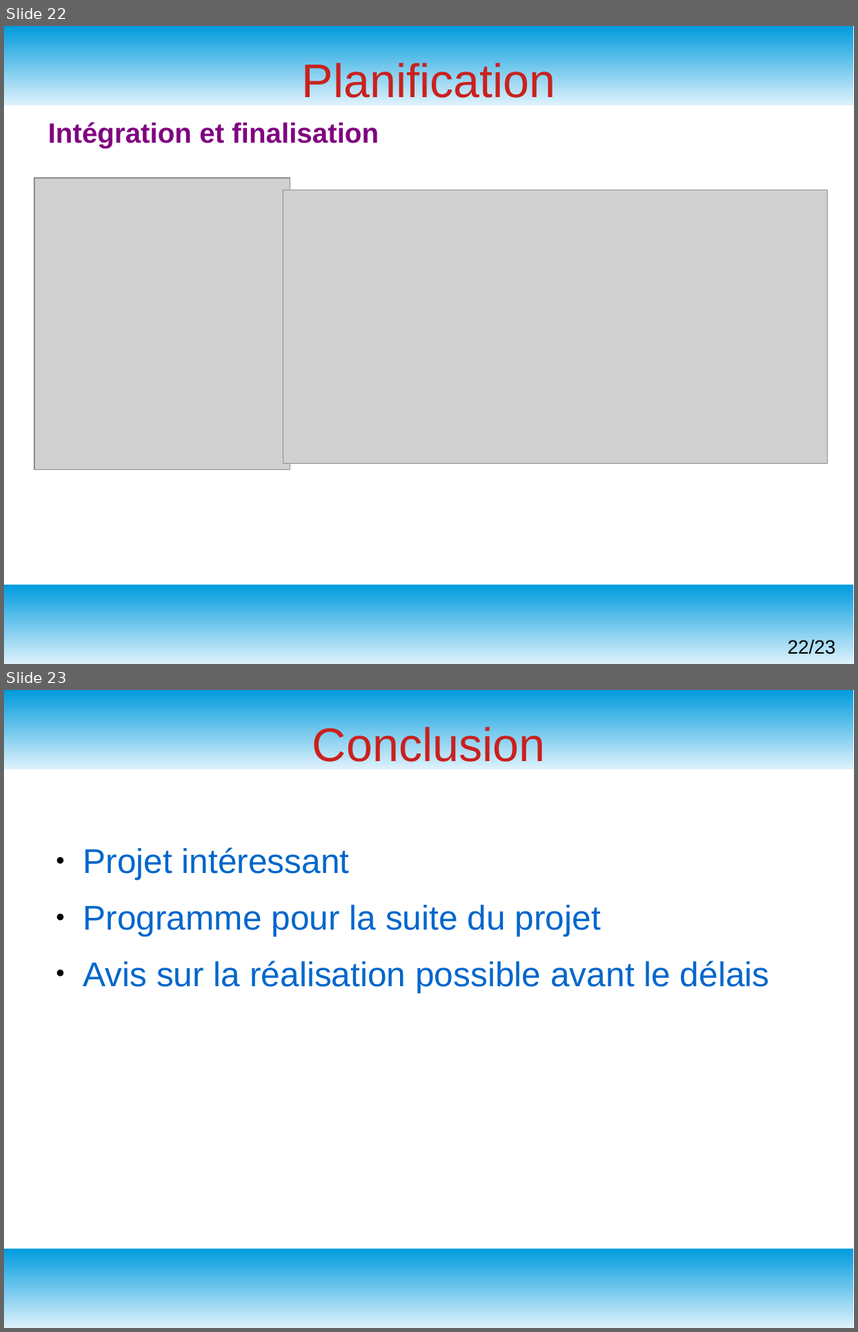
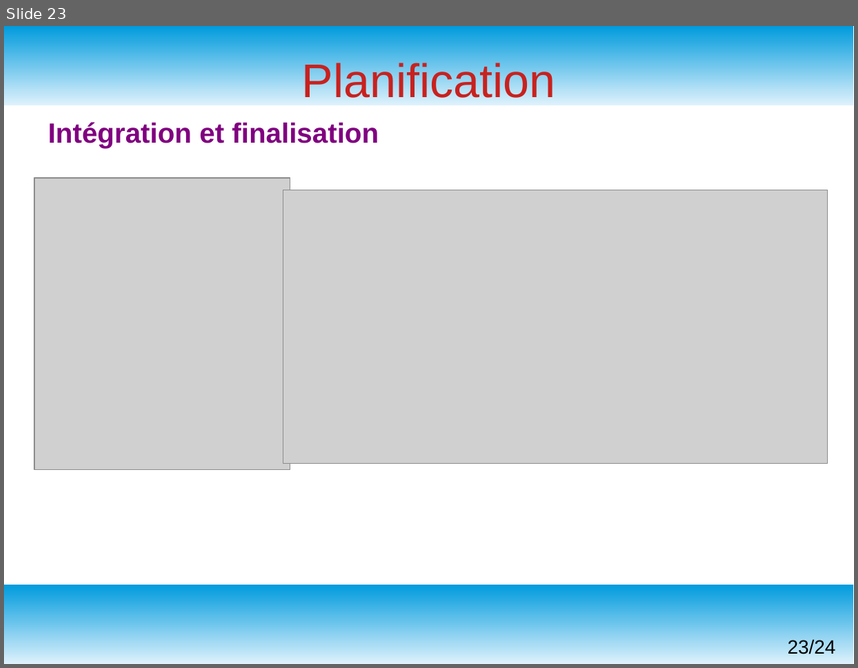
Before and after one commit to msoulard/ControleurDeRondes, a slide deck: Diapo Revue 1.odp. Shown one above the other, each under a label of ours: slides 22 and 23 before the commit, slide 23 after it. The pictures are 858x1332 and 858x668 pixels, drawn with LibreOffice and Linux fonts; fonts in the diff are those of the drawing; grey boxes stand for pictures. Boxes give left, top, right and bottom in pixels: in the first picture for what was removed or moved away, otherwise in the second. Text is boxed around its words. In the diff, an @@ line names an element or a change of style, - is before the commit and + after.

```diff
--- a/Diapo Revue 1.odp
+++ b/Diapo Revue 1.odp
@@ slide 23 removed at [4, 690, 854, 1328], background #FFFFFF; not listed: 2 template elements that a slide beside it also shows @@
@@ title removed at [312, 723, 546, 769] @@
-Conclusion
@@ text removed at [83, 847, 770, 992] @@
-● Projet intéressant
-● Programme pour la suite du projet
-● Avis sur la réalisation possible avant le délais
@@ what was slide 22 is now slide 23 @@
@@ page number at [788, 639, 836, 654]: text changed @@
-22/23
+23/24
```
Also in this commit, not shown: 2 slides changed, 2 slides added, 1 other file.
